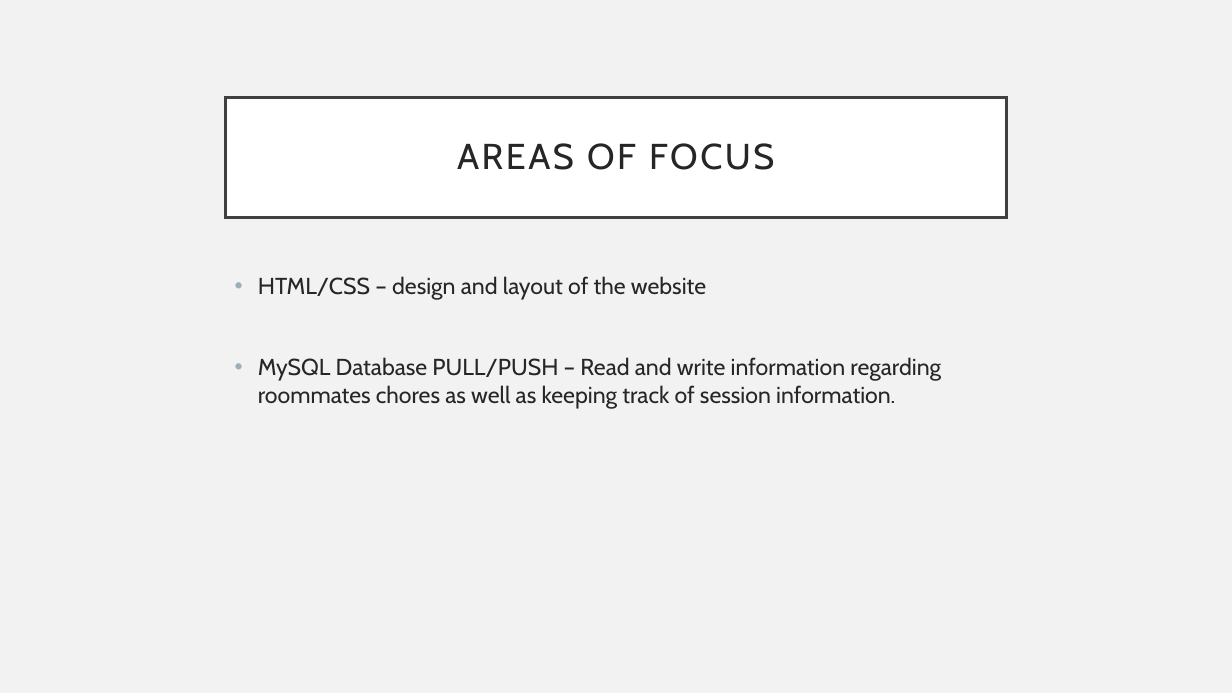
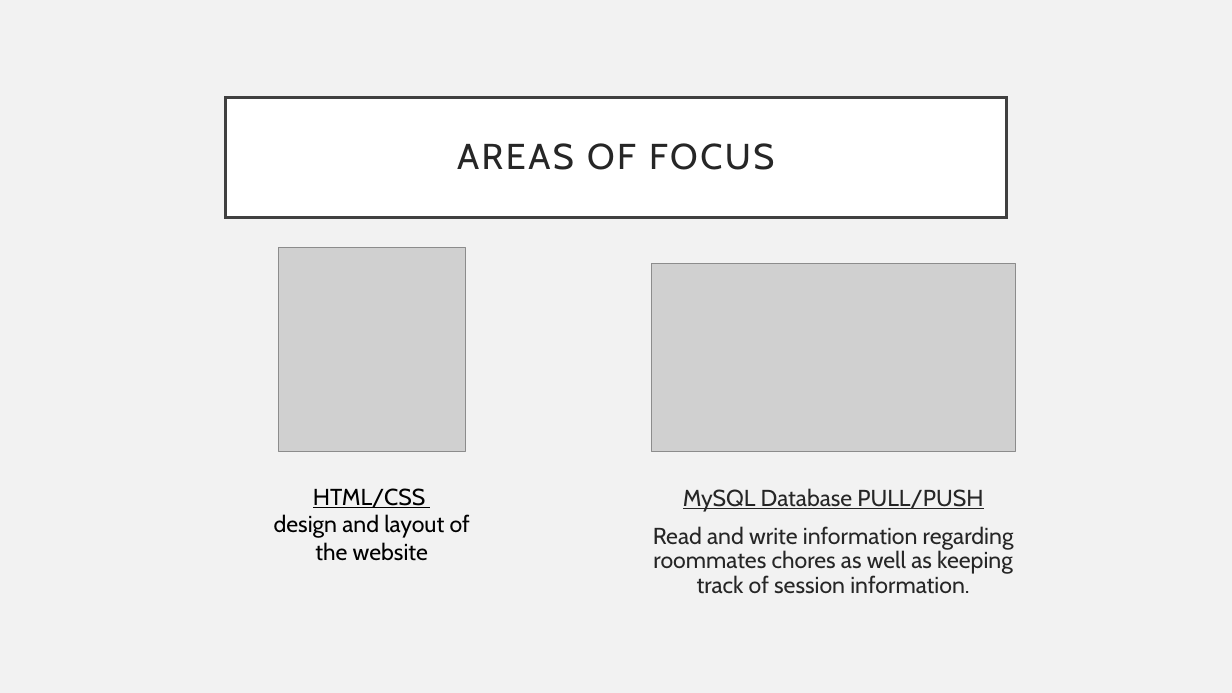
Before and after one commit to Risch1997/IIT-Project, a slide deck: slide 6 of OUR PRESENTATION.pptx (slide 4 before the commit). Drawn at 1232x693 pixels with LibreOffice and Linux fonts; fonts in the diff are those of the drawing; grey boxes stand for pictures. Boxes give left, top, right and bottom in pixels: in the first picture for what was removed or moved away, otherwise in the second. Text is boxed around its words. In the diff, an @@ line names an element or a change of style, - is before the commit and + after.

```diff
--- a/OUR PRESENTATION.pptx
+++ b/OUR PRESENTATION.pptx
@@ picture added at [278, 248, 466, 452] @@
@@ picture added at [652, 263, 1016, 452] @@
@@ text added at [274, 488, 470, 561], 18 pt, text #000000 @@
+HTML/CSS
+design and layout of the website
@@ text at [653, 488, 1014, 594]: text changed @@
-• HTML/CSS – design and layout of the website
-• MySQL Database PULL/PUSH – Read and write information regarding roommates chores as well as keeping track of session information.
+MySQL Database PULL/PUSH
+Read and write information regarding roommates chores as well as keeping track of session information.
```
Also in this commit, not shown: 7 other slides changed, 5 slides added, 4 other files.
